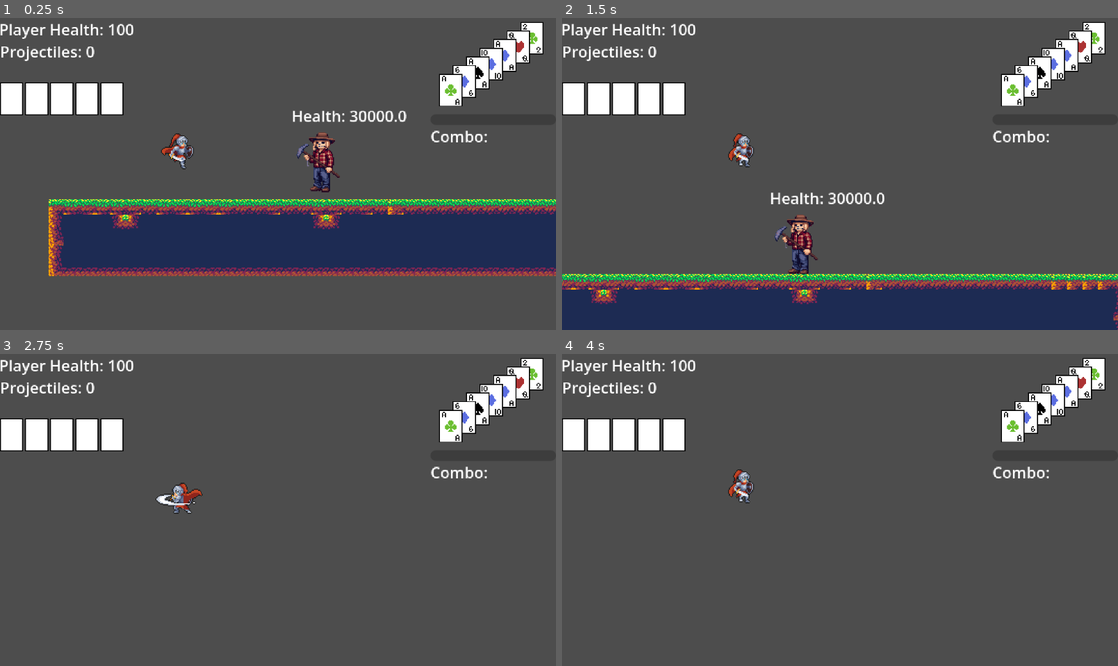
Above: before the commit, frames 1-4 (two rows, left to right).
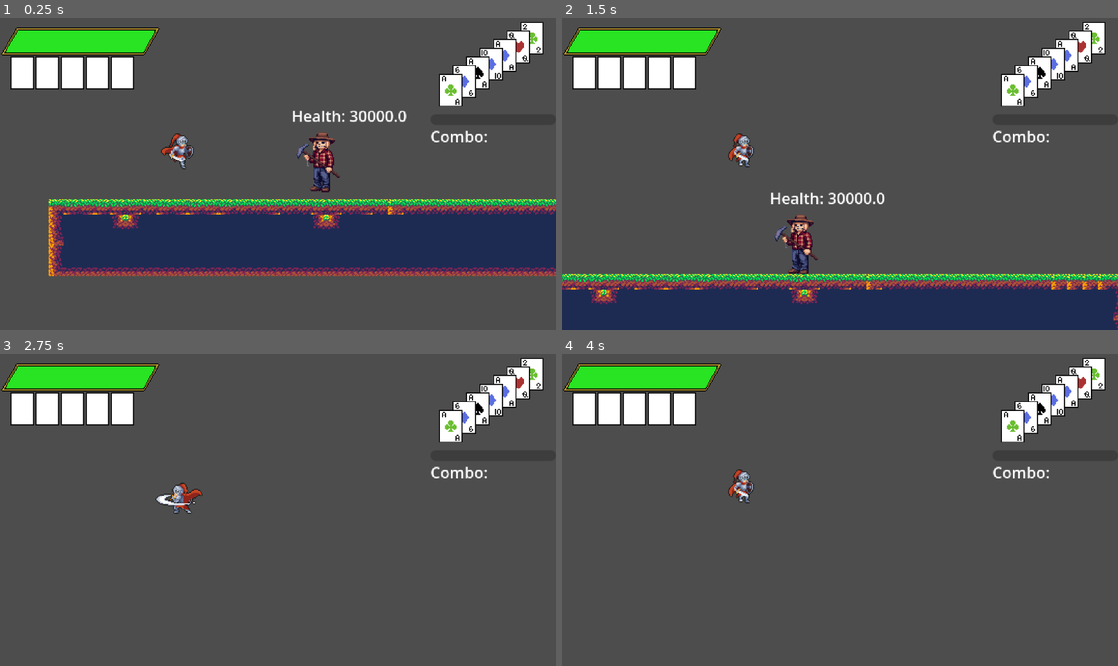
Above: after the commit, the same moments.

Repository: kli007/Bluff-All-In
Game: Godot game, scene res://main.tscn
The game is run twice, just before and just after one commit, with the same random seed, the same clock (stepped at 60 frames per second) and the same inputs.
Inputs:
- Up to frame 1 (0.25 s): no input
- Up to frame 2 (1.5 s): tap Enter (Showdown) at 0.5 s; hold Shift (Burn) 0.53-1.28 s; hold D (Move_Right) from 0.53 s (still down); tap , (Attack) at 0.6 s; tap Space (Move_Jump) at 0.77 s; tap Shift (Burn) at 1.35 s
- Up to frame 3 (2.75 s): tap Space (Move_Jump) at 1.52 s; tap Caps Lock (Dash) at 1.55, 2.1 s; release D (Move_Right) at 2.03 s; hold A (Move_Left) from 2.03 s (still down); tap , (Attack) at 2.3 s
- Up to frame 4 (4 s): release A (Move_Left) at 2.78 s; hold D (Move_Right) from 2.78 s (still down); tap , (Attack) at 2.85 s; tap Space (Move_Jump) at 3.02, 3.77 s; tap Shift (Burn) at 3.05 s; hold Shift (Burn) from 3.53 s (still down); tap Caps Lock (Dash) at 3.8 s

The runs differ from the first frame. In frame 1, 6.2% of the frame differs, in the area x 0-29%, y 1-32%; in frame 2, 6.2%; in frame 3, 6.2%; in frame 4, 6.2%.

Commit message:
fixed couple bugs, added health UI
fixed bug fro burn dash by changing the check functions for health. Fixed an error in combos by stopping combotimer per attack. Changed player health from text to texture progress bar

Diff:
--- a/Combat/combatManager.gd
+++ b/Combat/combatManager.gd
@@ -30,7 +30,10 @@
 }
 
 func dealDamage(damageType: String, body: Node, pos: Vector2, origin: String) -> void:
-	if not body.healthNode.isInvincible or body.healthNode.checkIfHit(damageType):
+	if not ATTACKS.has(damageType):
+		push_error("Unknown attack id: '%s'" % damageType)
+		return
+	if body.healthNode.checkIfHit(damageType):
 		var knockback: Vector2 = ATTACKS[damageType]['knockback']
 		var damage: float = ATTACKS[damageType]['damage']
 		if origin == "Player":
--- a/Enemy/enemy_template.gd
+++ b/Enemy/enemy_template.gd
@@ -13,7 +13,7 @@
 	jump_velocity = -400.0
 	max_health = 30000.0
 	max_hit_threshold = 5
-	invincibility_time = 15
+	invincibility_time = 1.5
 
 func unique_ready() -> void:
 	healthNode.health_changed.connect(_on_enemy_health_changed)
--- a/Health/health.gd
+++ b/Health/health.gd
@@ -11,23 +11,25 @@
 @onready var hitTimer: Timer = $HitTimer
 
 var maxHealth: float = 100.0
-var iFrames: float = .5
+var iFrames: float = 0.5
 var hitThreshold: int = 5
 
 const maxPriority: int = 6
 
+func isLocked() -> bool:
+	return isInvincible and currentHitPriority >= hitThreshold
+
 func checkIfHit(attackType: String) -> bool:
-	return CombatManager.ATTACKS[attackType]['hit_priority'] > currentHitPriority
+	return not isLocked() or CombatManager.ATTACKS[attackType]['hit_priority'] > currentHitPriority
 
 func takeHit(difference: float, attack: String) -> bool:
-	if isInvincible:
-		if not checkIfHit(attack):
-			return false
-	else:
+	if not checkIfHit(attack):
+		return false
+	if not isLocked():
 		hitTimer.start()
 	changeHealth(difference)
 	if attack == "Burn_Dash":
-		reducePriority()
+		reducePriority(10)
 	else:
 		currentHitPriority += CombatManager.ATTACKS[attack]['hit_priority']
 		currentHitPriority = clampi(currentHitPriority, 0, maxPriority)
@@ -76,6 +78,8 @@
 	iTimer.stop()
 	_on_invinc_timer_timeout()
 
-func reducePriority() -> void:
-	currentHitPriority -= 10 #temporary place
-	currentHitPriority = clamp(currentHitPriority, 0, maxPriority)
+func reducePriority(amount: int) -> void:
+	currentHitPriority = clamp(currentHitPriority - amount, 0, maxPriority)
+	if isInvincible and currentHitPriority < hitThreshold:
+		iTimer.stop()
+		isInvincible = false
--- a/Health/player_health.gd
+++ b/Health/player_health.gd
@@ -1,11 +1,10 @@
-extends Label
+extends TextureProgressBar
 var playerHealth: Node = null
 
 func _ready() -> void:
 	playerHealth = get_node("/root/Main/Player/HealthManager")
-	playerHealth.health_changed.connect(_on_player_health_changed)
-	text = str("Player Health: ", 100)
 
 
-func _on_player_health_changed() -> void:
-	text = str("Player Health: ", playerHealth.health)
+# Called every frame. 'delta' is the elapsed time since the previous frame.
+func _process(delta: float) -> void:
+	value = playerHealth.health
--- a/Player/Player.tscn
+++ b/Player/Player.tscn
@@ -16,7 +16,7 @@
 
 [sub_resource type="Animation" id="Animation_5wa8t"]
 resource_name = "Dash"
-length = 0.19999999999999998
+length = 0.2
 step = 0.0333
 tracks/0/type = "value"
 tracks/0/imported = false
--- a/Player/player.gd
+++ b/Player/player.gd
@@ -107,13 +107,14 @@
 	TrickManager.mainManager(pendNodes.front(), currentTrick['rank'], currentTrick['suit'])
 	setPlayedCard()
 
-func slash_combo(_stage: String) -> void:
+func slash_combo() -> void:
 	if currentAttack == "G_Attack_2":
 		currentAttack = "G_Attack_3"
 	elif currentAttack == "G_Attack_1":
 		currentAttack = "G_Attack_2"
 	else:
 		currentAttack = "G_Attack_1"
+
 	comboTime.start()
 
 func _on_animation_player_animation_finished(anim_name: StringName) -> void:
@@ -174,6 +175,7 @@
 
 	if Input.is_action_just_pressed("Attack") and (isActioning == State.NOTHING or isActioning == State.DASH):
 		if CardData.checkSpace(playedNodes) and CardData.checkSpace(pendNodes) < MAX_PEND_CARDS:
+			comboTime.stop()
 			if isActioning == State.DASH:
 					currentAttack = "G_Attack_1"
 					dashTime.stop()
@@ -181,12 +183,12 @@
 				if lookingDir == 'DOWN':
 					currentAttack = "Down_Attack"
 				else:
-					slash_combo('')
+					slash_combo()
 			else:
 				if lookingDir == 'UP':
 					currentAttack = "Up_Attack"
 				else:
-					slash_combo('')
+					slash_combo()
 			#setPlayedCard()
 			animNode.play(currentAttack)
 			isActioning = State.ATTACK
--- a/Save/savegame.tres
+++ b/Save/savegame.tres
@@ -4,34 +4,34 @@
 
 [resource]
 script = ExtResource("1_seo37")
-player_health = 52.0
-player_location = Vector2(35.884968, 36.994545)
-current_deck = ["Hearts3", "Spades6", "ClubsQ", "ClubsA", "Hearts6", "HeartsK", "Clubs3", "Spades5", "SpadesK", "HeartsA", "SpadesQ", "Diamonds4", "Hearts2", "SpadesA", "Diamonds2", "Diamonds8", "ClubsJ", "Hearts5", "Hearts8", "Hearts10", "Spades2", "Hearts9"]
+player_health = 88.0
+player_location = Vector2(328.99924, 36.994686)
+current_deck = ["Clubs8", "Diamonds7", "Spades5", "HeartsK", "DiamondsK", "SpadesJ", "HeartsJ", "SpadesA", "Diamonds5", "Spades6", "HeartsA", "SpadesK", "DiamondsJ", "Diamonds6", "Clubs7", "Clubs10", "Hearts9", "ClubsJ", "ClubsA", "SpadesQ", "Hearts10", "Hearts2", "Hearts7", "Hearts3", "Clubs9", "Diamonds10", "Hearts5", "Hearts6", "Clubs6"]
 pend_cards = [{
-"rank": "3",
-"suit": "Diamonds"
-}, {
 "rank": "7",
 "suit": "Spades"
-}, {
-"rank": "J",
-"suit": "Hearts"
-}, {
-"rank": "9",
-"suit": "Diamonds"
-}, {
-"rank": "K",
-"suit": "Diamonds"
 }, {
 "rank": "3",
 "suit": "Spades"
 }, {
 "rank": "8",
 "suit": "Spades"
+}, {
+"rank": "8",
+"suit": "Hearts"
+}, {
+"rank": "8",
+"suit": "Diamonds"
+}, {
+"rank": "A",
+"suit": "Diamonds"
+}, {
+"rank": "2",
+"suit": "Clubs"
 }]
 played_cards = [{
-"rank": "",
-"suit": ""
+"rank": "3",
+"suit": "Diamonds"
 }, {
 "rank": "",
 "suit": ""
--- a/main.tscn
+++ b/main.tscn
@@ -6,8 +6,11 @@
 [ext_resource type="PackedScene" uid="uid://bc4g2w3j8inqx" path="res://Cards/PlayedCards.tscn" id="3_1bvp3"]
 [ext_resource type="PackedScene" uid="uid://ce7wj45lpekfs" path="res://Cards/PendCards.tscn" id="3_h2yge"]
 [ext_resource type="PackedScene" uid="uid://dqswf1f3rgufw" path="res://Enemy/enemyTemplate.tscn" id="4_kek77"]
-[ext_resource type="Script" uid="uid://bupjwinwws13a" path="res://Health/player_health.gd" id="5_7mycd"]
+[ext_resource type="Script" uid="uid://cssp134kyvgv4" path="res://Health/player_health.gd" id="6_4c57u"]
 [ext_resource type="Script" uid="uid://vqjxie4pbklg" path="res://Projectiles/player_projectiles.gd" id="6_272bh"]
+[ext_resource type="Texture2D" uid="uid://dbf07vmwaqx41" path="res://Assets/Sprite/UI/healthbottom.png" id="6_ycdy4"]
+[ext_resource type="Texture2D" uid="uid://dutqccrcecuog" path="res://Assets/Sprite/UI/healthtop.png" id="7_w48qg"]
+[ext_resource type="Texture2D" uid="uid://j084rtd85k7w" path="res://Assets/Sprite/UI/healthprog.png" id="8_vivmo"]
 [ext_resource type="PackedScene" uid="uid://c6gwf1rure1a0" path="res://Combat/player_combo.tscn" id="9_kek77"]
 
 [node name="Main" type="Node" unique_id=1517588686]
@@ -39,17 +42,22 @@
 offset_bottom = 114.0
 
 [node name="PlayedCards" parent="HUD/UserUIControl" unique_id=1589944436 instance=ExtResource("3_1bvp3")]
-position = Vector2(64, 84)
+position = Vector2(75, 57)
 
-[node name="PlayerHealth" type="Label" parent="HUD/UserUIControl" unique_id=920862780]
+[node name="PlayerHealth" type="TextureProgressBar" parent="HUD/UserUIControl" unique_id=792894962]
 layout_mode = 0
-offset_left = -1.0
-offset_right = 219.0
-offset_bottom = 28.0
-text = "PlayerHealth: "
-script = ExtResource("5_7mycd")
+offset_left = 1.0
+offset_top = 1.0
+offset_right = 165.0
+offset_bottom = 49.0
+rounded = true
+texture_under = ExtResource("6_ycdy4")
+texture_over = ExtResource("7_w48qg")
+texture_progress = ExtResource("8_vivmo")
+script = ExtResource("6_4c57u")
 
 [node name="PlayerProjectiles" type="Label" parent="HUD/UserUIControl" unique_id=1768357784]
+visible = false
 layout_mode = 0
 offset_top = 23.0
 offset_right = 185.0
Binary file added: Assets/Sprite/UI/healthbottom.png
Not shown, added: Assets/Sprite/UI/healthbottom.png.import
Binary file added: Assets/Sprite/UI/healthprog.png
Not shown, added: Assets/Sprite/UI/healthprog.png.import
Binary file added: Assets/Sprite/UI/healthtop.png
Not shown, added: Assets/Sprite/UI/healthtop.png.import
Not shown, changed: Health/player_health.gd.uid
